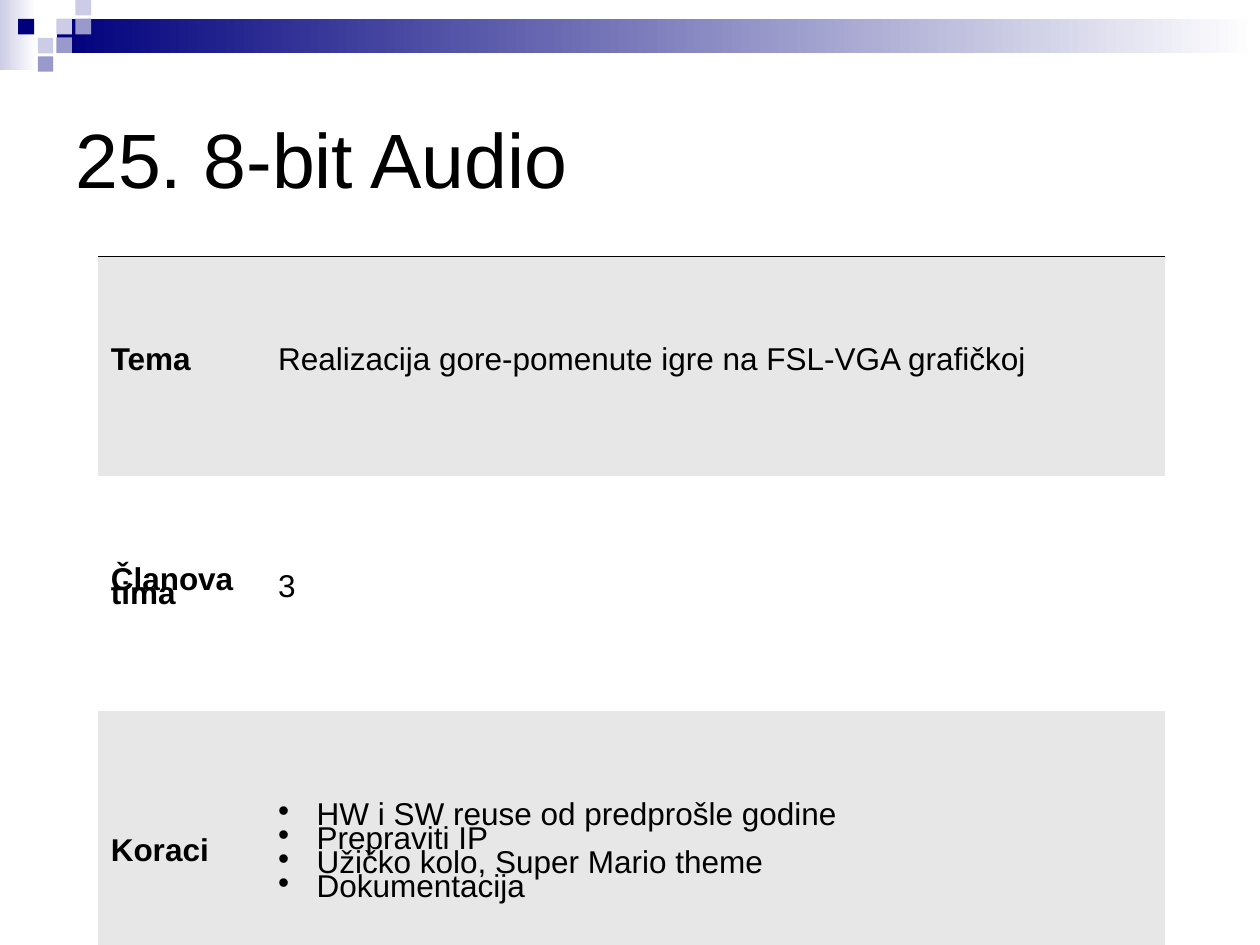
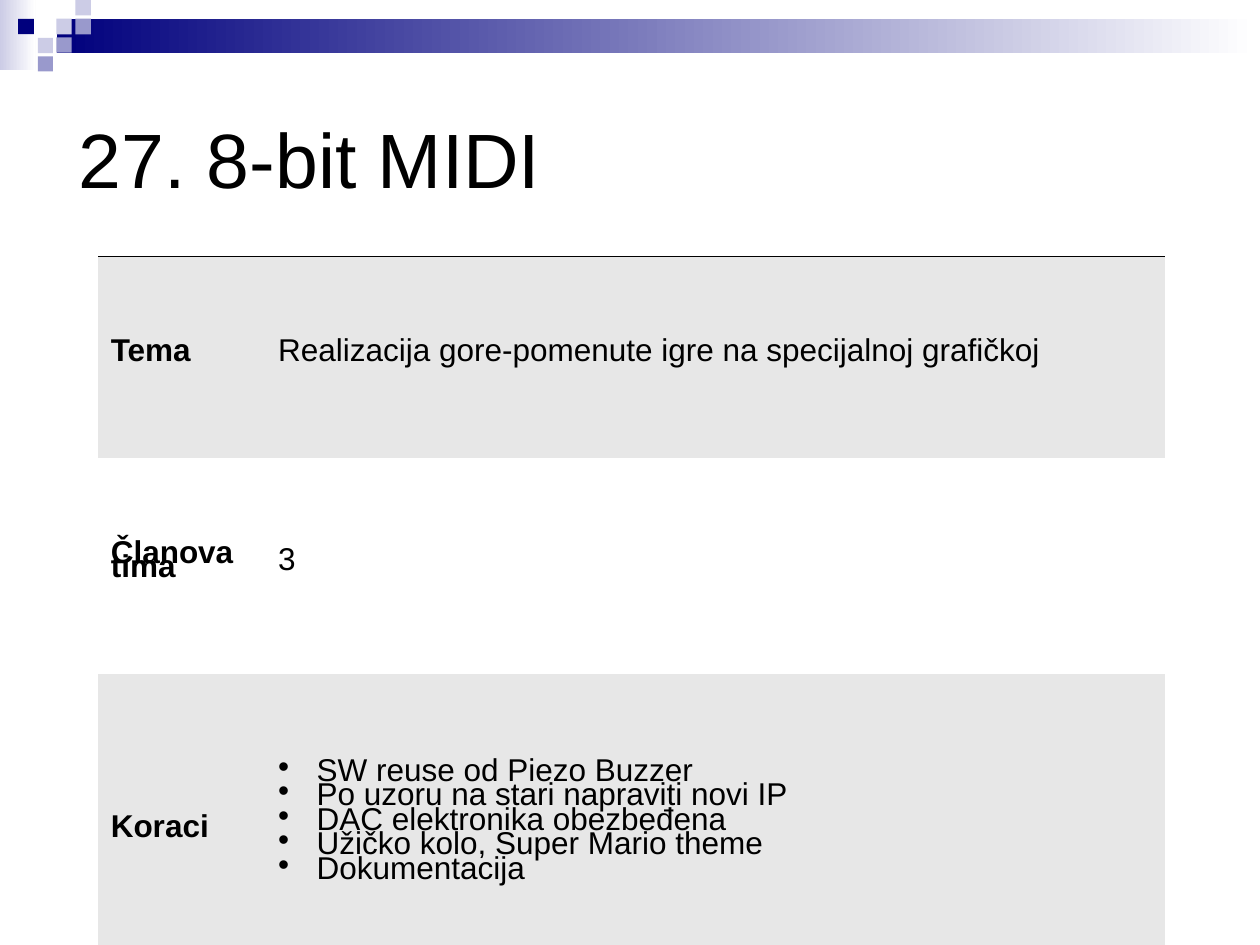
Before and after one commit to stefankoncarevic/projects_2018, a slide deck: slide 29 of LPRS2_projekti.ppt (slide 27 before the commit). Drawn at 1260x945 pixels with LibreOffice and Linux fonts; fonts in the diff are those of the drawing. Boxes give left, top, right and bottom in pixels: in the first picture for what was removed or moved away, otherwise in the second. Text is boxed around its words. In the diff, an @@ line names an element or a change of style, - is before the commit and + after.

```diff
--- a/LPRS2_projekti.ppt
+++ b/LPRS2_projekti.ppt
@@ text at bbox=[79, 132, 540, 189]: text changed @@
-25. 8-bit Audio
+27. 8-bit MIDI
@@ table at bbox=[98, 256, 1165, 945] @@
-row 1, column 2: Realizacija gore-pomenute igre na FSL-VGA grafičkoj
+row 1, column 2: Realizacija gore-pomenute igre na specijalnoj grafičkoj
-row 3, column 2: HW i SW reuse od predprošle godine / Prepraviti IP / Užičko kolo, Super Mario theme / Dokumentacija
+row 3, column 2: SW reuse od Piezo Buzzer / Po uzoru na stari napraviti novi IP / DAC elektronika obezbeđena / Užičko kolo, Super Mario theme / Dokumentacija
@@ line spacing 0.38 to 0.4 @@
```
Also in this commit, not shown: 24 other slides changed, 2 slides added, 1 other file.
